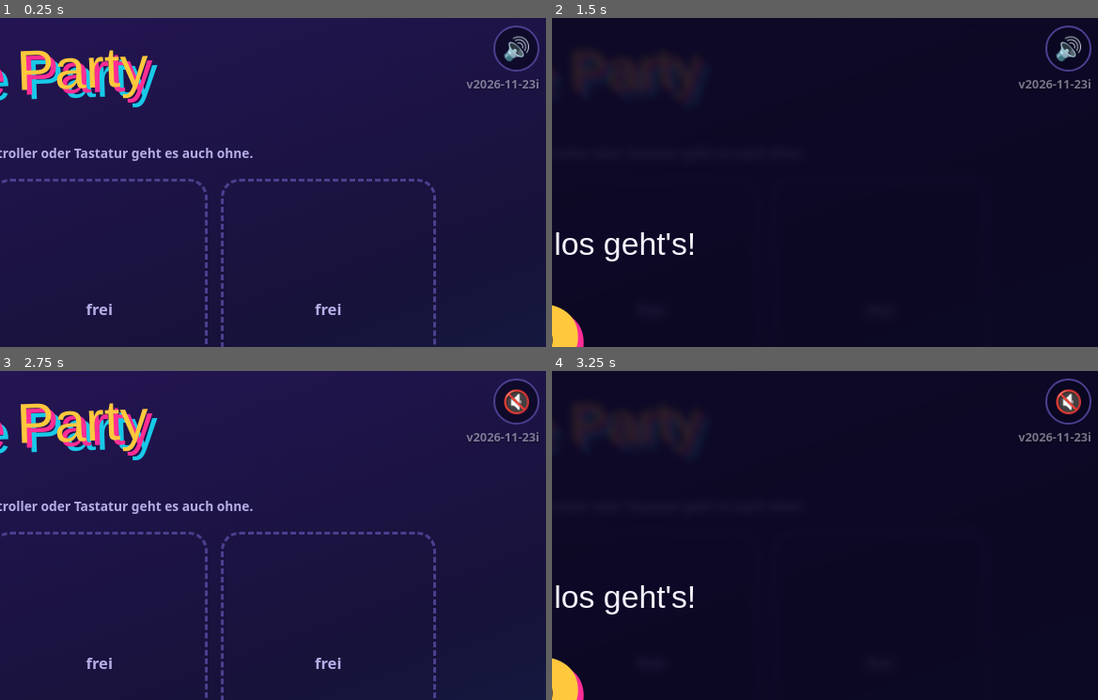
Above: before the commit, frames 1-4 (two rows, left to right).
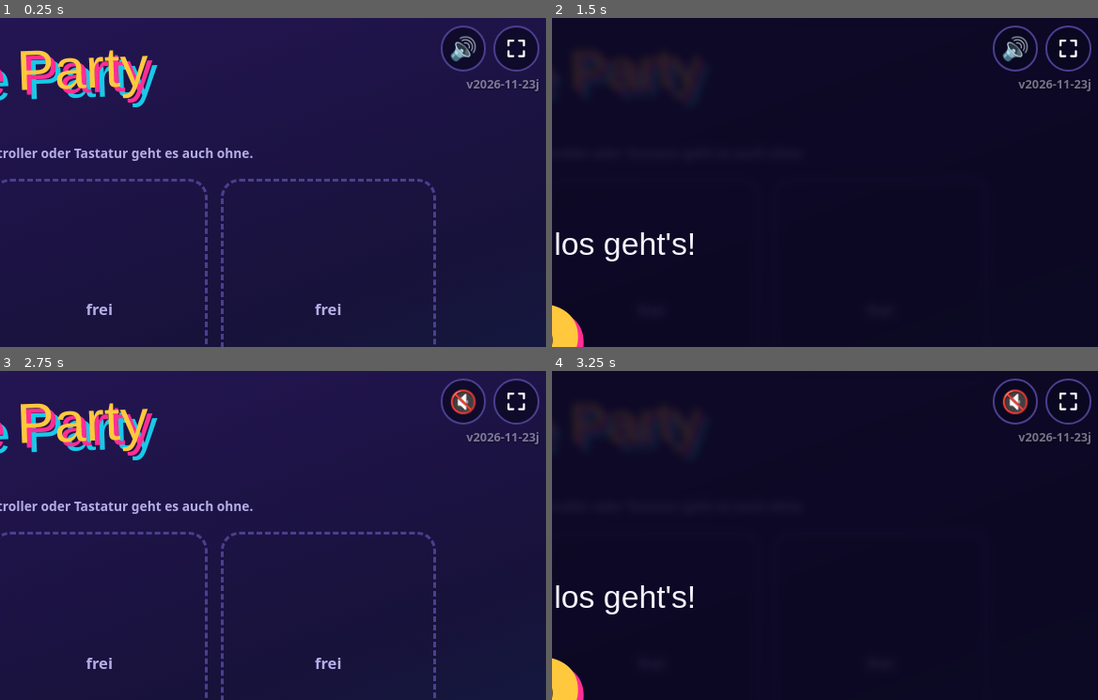
Above: after the commit, the same moments.

Repository: Kuma665/Arcade-Party
Game: browser game, page index.html
Same seed, same stepped clock (60 frames per second), same inputs: the game is played once before the commit and once after it.
Inputs (mouse positions are % of the whole screen's width and height, from its top left):
- Up to frame 1 (0.25 s): no input
- Up to frame 2 (1.5 s): click (48, 49) at 0.27 s; hold Right from 1.03 s (still down); click (48, 55) at 1.07 s; tap Space at 1.1 s
- Up to frame 3 (2.75 s): release Right at 1.53 s; hold Down 1.58-1.85 s; tap Space at 1.6, 2.1, 2.6 s; click (32, 44) at 1.67 s; click "Bereit? · Enter drücken" at 1.77 s; hold Left 1.9-2.47 s; click "Abbrechen (alle wieder auf „n…" at 2.02 s; click (65, 42) at 2.27 s; tap M at 2.52 s; hold Up from 2.52 s (still down)
- Up to frame 4 (3.25 s): release Up at 2.82 s; click (61, 60) at 2.87 s; hold Right from 2.87 s (still down); tap Space at 3.1 s
The pictures show only the part of the screen within x 50-100%, y 0-50%; the shares and areas given below are measured in that part.

The runs differ from the first frame. In frame 1, 1.1% of the frame differs, in the area x 80-99%, y 2-23%; in frame 2, 0.6%; in frame 3, 1.2%; in frame 4, 0.8%.

Commit message:
Spiel aktualisiert: runder Vollbild-Knopf oben rechts neben Stumm (ausserhalb des Spiels, Controller R3), Taste M wirkt nicht mehr im Spiel, Vollbild aus der Touch-Leiste entfernt
Co-Authored-By: Claude Opus 5.5 <noreply@anthropic.com>

Diff:
--- a/index.html
+++ b/index.html
@@ -205,15 +205,15 @@
 <section id="rc"><canvas id="rcv"></canvas><div id="rpz"><h2 data-kx="pzH"></h2><small id="rpn" style="text-align:center;color:var(--gold);max-width:90vw"></small><div class="rows" id="rpr"></div></div></section>
 <div id="msg" style="display:none;position:fixed;left:4vw;right:4vw;top:3vh;z-index:9;background:#ff2d95;color:#fff;padding:14px 18px;border-radius:14px;text-align:center"></div>
 <div id="tp" hidden><div id="tdp"><i data-d="u">▲</i><i data-d="d">▼</i><i data-d="l">◀</i><i data-d="r">▶</i></div><bu …(215 unchanged characters)…
-<div id="tpc" hidden><button id="tpt" tabindex="-1" title="Touch-Tasten an/aus" onmousedown="event.preventDefault()">🎮</button><button id="tpf" tabindex="-1" title="Vollbild" onmousedown="event.preventDefault()">⛶</button></div>
+<div id="tpc" hidden><button id="tpt" tabindex="-1" title="Touch-Tasten an/aus" onmousedown="event.preventDefault()">🎮</button></div>
 <div id="cd"><h2 data-kx="cdH"></h2><div id="cdn">3</div><button onclick="cancelCd(true)" data-kx="cdNo"></button></div>
 <div id="tq" style="position:fixed;left:0;top:0;width:100vw;height:100vh;box-sizing:border-box;display:none;flex-direct …(355 unchanged characters)…
 <iframe id="fl" allow="autoplay *; gamepad *"></iframe>
 <script>
 /* Texte zentral (für späteres Englisch): TX (Grundausstattung, Hinweise) + TX_UI (Menüs, Spielnamen) */
-var VER='v2026-11-23i';
+var VER='v2026-11-23j';
 var TX={gfxL:'Grafik',gfx:['Auto','Niedrig','Mittel','Hoch'],hOk:'{A} OK · {B} Zurück',hPz:'{A} Wählen · {B} Weiterspie …(435 unchanged characters)…
- mute:'Ton an/aus (M)',err:'Fehler: ',line:'Zeile ',rot:'📱 ↻<br>Bitte quer drehen',
+ mute:'Ton an/aus (M)',fs:'Vollbild an/aus',err:'Fehler: ',line:'Zeile ',rot:'📱 ↻<br>Bitte quer drehen',
  credits:'<b>Arcade Party</b> '+VER+'<br>Musik und Soundeffekte: im Spiel erzeugt<br>Schriften: Bungee, Rajdhani (Google Fonts)<br>QR-Code: qrcodejs (davidshimjs)<br>Handy-Verbindung: PeerJS (peerjs.com)<br><small>Tippen zum Schließen</small>'};
 var TX_UI={menuH:'Was spielen wir?',setH:'⚙️ Einstellungen',pzH:'⏸ Pause',hsH:'🏆 Bestenliste',hsTot:'Gesamtwertung',hsR …(293 unchanged characters)…
  pzGo:'Weiter',pzRs:'Neustart',pzQuit:'Zum Menü',pzDrop:'Ohne ',pzThem:'sie',pzOn:' weiter',setMus:'Musik',setSfx:'Soundeffekte',setTh:'Design',setVib:'Vibration',on:'An',off:'Aus',
@@ -583,7 +583,7 @@
 /* ===== Grundausstattung (wie in den anderen Spielen): Ton aus beim Verlassen, Stumm-Knopf, Fehleranzeige, Wake Lock,
    Zurück-Taste, Vollbild, Dreh-Hinweis, Mauszeiger ausblenden, Version + Credits. Texte zentral in TX.
    var statt let/const: pollPads() und push1() laufen schon, bevor dieser Block erreicht ist. ===== */
-var GAMEST=['demo','bm','bo','sm','rc','flood'],AUDC=[],apFoc=true,apMT=0,apFsOff=false,apL3={},apWl=null,apHist=0,apErrN=0;
+var GAMEST=['demo','bm','bo','sm','rc','flood'],AUDC=[],apFoc=true,apMT=0,apFsOff=false,apL3={},apR3={},apWl=null,apHist=0,apErrN=0;
 /* Tastensymbole (23.11.2026): richten sich nach der zuletzt benutzten Eingabe. PS → ✕ ○ □ △ (SVG), Xbox/Handy-Pad/Touch → A B X Y, Tastatur → Enter/Esc.
    Texte mit Platzhaltern {A} {B} {X} {Y}: apKx() für HTML (runde Plakette), apKxc() für Canvas. Elemente mit data-kx (TX-Schlüssel oder Text) füllt apSymRefresh(). */
 var apKind='xb';
@@ -626,16 +626,19 @@
 function apPaused(){if(st==='flood'){try{return flWin().eval("typeof state!=='undefined'?state:''")!=='play'}catch(_){return true}}return !!document.querySelector('section.on .on[id$="pz"]')}
 function apInGame(){return GAMEST.includes(st)&&!apPaused()}
 function apPause(){if(st==='flood'){try{flWin().pauseGame('')}catch(_){}return}const g=GS[st];if(g&&g.blur)g.blur()}
+/* Vollbild-Knopf #apfs (23.11.2026): ganz rechts, wie Stumm nur außerhalb des laufenden Spiels; Controller R3 */
+function apFsIcon(){const b=$('apfs');if(b)b.innerHTML=document.fullscreenElement?'<svg viewBox="0 0 24 24"><path d="M9 4v5H4M15 4v5h5M9 20v-5H4M15 20v-5h5"/></svg>':'<svg viewBox="0 0 24 24"><path d="M4 9V4h5M20 9V4h-5M4 15v5h5M20 15v5h-5"/></svg>'}
+function apFsTog(){try{const d=document,e=d.documentElement;apFsOff=!!d.fullscreenElement;if(d.fullscreenElement)d.exitFullscreen().catch(()=>{});else if(e.requestFullscreen)e.requestFullscreen().then(()=>{try{screen.orientation.lock('landscape').catch(()=>{})}catch(_){}}).catch(()=>{})}catch(x){}}
 function apMute(){cfgG.mute=cfgG.mute?0:1;saveC();audSync();apMuIcon();if(!cfgG.mute)beep(cfgG.sfx,0,660)}
 function apMuIcon(){const b=$('apmu');if(b)b.textContent=cfgG.mute?'🔇':'🔊'}
 function apCred(v){const c=$('apcr');if(!c)return;c.style.display=v?'flex':'none';clearTimeout(apCred.t);if(v)apCred.t=setTimeout(()=>apCred(0),15000)}
 /* Controller: nur mit Fokus auswerten; L3 = stumm (nur Menü/Pause); jede Taste schließt die Credits */
 function apGpOk(){return !document.hidden&&document.hasFocus()}
-function apGp(gs){const cr=$('apcr'),co=cr&&cr.style.display …(115 unchanged characters)… &&!apInGame())apMute();apL3[g.index]=l3;
+function apGp(gs){const cr=$('apcr'),co=cr&&cr.style.display …(115 unchanged characters)… &&!apInGame())apMute();apL3[g.index]=l3;const r3=!!(g.buttons[11]&&g.buttons[11].pressed);if(r3&&!apR3[g.index]&&!apInGame())apFsTog();apR3[g.index]=r3;
  if(co&&g.buttons.some(b=>b&&b.pressed))apCred(0)}}
 {const css=document.createElement('style');css.textContent=
- '#apmu{position:fixed;top:max(8px,env(safe-are …(357 unchanged characters)…
- '#apmu.off{display:none}#apver{position:fixed;top:calc(max(8px, …(235 unchanged characters)…
+ '#apmu,#apfs{position:fixed;top:max(8px,env(safe-are …(357 unchanged characters)…
+ '#apmu.off,#apfs.off,#apfs.nofs{display:none}#apmu{right:calc(max(10px,env(safe-area-inset-right,0px)) + max(36px,6.5vh) + 8px)}#apfs svg{width:55%;height:55%;fill:none;stroke:#fff;stroke-width:2.2;stroke-linecap:round;stroke-linejoin:round}#apver{position:fixed;top:calc(max(8px, …(235 unchanged characters)…
  '#apcr{position:fixed;inset:0;z-index:90;display:none;align-items:center;justify-content:center;text-align:center;background:#0b0820ee;color:var(--tx);font-size:max(14px,3vh);line-height:1.6}'+
  '#aprot{position:fixed;inset:0;z-index:100;display:none;align-items:center;justify-content:center;text-align:center;background:#17123a;color:#fff;font-size:7vmin;line-height:1.4}'+
  '@media (orientation:portrait){html.aptouch #aprot{display:flex}}'+
@@ -648,6 +651,7 @@
  'body.appz #tp,body.apnog #tbP{visibility:hidden}';document.head.appendChild(css);
  const mk=(t,id,h)=>{const e=document.createElement(t);e.id=id;if(h)e.innerHTML=h;document.body.appendChild(e);return e};
  const mu=mk('button','apmu');mu.tabIndex=-1;mu.title=TX.mute;mu.setAttribute('aria-label',TX.mute);mu.addEventListener('mousedown',e=>e.preventDefault());mu.onclick=e=>{e.stopPropagation();apMute()};
+ const fsb=mk('button','apfs');fsb.tabIndex=-1;fsb.title=TX.fs;fsb.setAttribute('aria-label',TX.fs);fsb.addEventListener('mousedown',e=>e.preventDefault());fsb.onclick=e=>{e.stopPropagation();apFsTog()};if(!document.documentElement.requestFullscreen)fsb.classList.add('nofs');apFsIcon();document.addEventListener('fullscreenchange',apFsIcon);
  const ve=mk('small','apver');ve.textContent=VER;ve.onclick=()=>apCred(1);
  mk('div','apcr',TX.credits).onclick=()=>apCred(0);mk('div','aprot',TX.rot);mk('div','aperr');mk('div','aphint');apMuIcon();
  if(TOUCHDEV)document.documentElement.classList.add('aptouch')}
@@ -666,7 +670,7 @@
 /* Eingabe: Ton freischalten, Vollbild (bleibt), Querformat sperren, Zurück-Sperre anlegen (erst nach Eingabe, sonst überspringt Chrome sie) */
 function apInput(e){apWake();audSync();
  if(!apHist){apHist=1;try{history.pushState({ap:1},'')}catch(_){}}
- const d=document,el=d.documentElement;if(!apFsOff&&!d.fullscreenElement&&el.requestFullscreen&&!(e&&e.target&&e.target.closest&&e.target.closest('#tpf')))el.requestFullscreen().then(()=>{try{screen.orientation.lock('landscape').catch(()=>{})}catch(_){}}).catch(()=>{})}
+ const d=document,el=d.documentElement;if(!apFsOff&&!d.fullscreenElement&&el.requestFullscreen&&!(e&&e.target&&e.target.closest&&e.target.closest('#apfs')))el.requestFullscreen().then(()=>{try{screen.orientation.lock('landscape').catch(()=>{})}catch(_){}}).catch(()=>{})}
 addEventListener('pointerdown',apInput,true);addEventListener('keydown',apInput,true);
 /* Android-/Browser-Zurück: nie die Seite verlassen. Spiel → Pause, Menü → eine Ebene zurück, Lobby → nichts */
 addEventListener('popstate',()=>{try{history.pushState({ap:1},'')}catch(_){}
@@ -675,7 +679,7 @@
  if(st==='set')return setIn('b');if(st==='pre')return preIn('b');if(st==='hs')return show('menu');
  if(st==='menu'&&!BK){const q=list().find(x=>!x.id.startsWith('bot'));if(q)bkOpen(q)}});
 /* Taste M = stumm */
-addEventListener('keydown',e=>{if(e.target&&e.target.tagName==='INPUT')return;if(!e.repeat&&(e.key==='m'||e.key==='M'))apMute()});
+addEventListener('keydown',e=>{if(e.target&&e.target.tagName==='INPUT')return;if(!e.repeat&&(e.key==='m'||e.key==='M')&&!apInGame())apMute()});
 /* Dreh-Hinweis: hochkant am Handy → laufendes Spiel pausieren */
 if(TOUCHDEV){const mq=matchMedia('(orientation:portrait)'),f=()=>{if(mq.matches)apPause()};if(mq.addEventListener)mq.addEventListener('change',f);else mq.addListener(f)}
 /* Menüseiten an die Bildschirmhöhe anpassen (wie die Lobby): Inhalt in .fw, bei Platzmangel verkleinert */
@@ -693,7 +697,7 @@
 /* Mauszeiger im laufenden Spiel ausblenden, bei Bewegung kurz zeigen; Stumm-Knopf nur in Menü/Pause; Version nur in Lobby/Menü */
 addEventListener('mousemove',()=>{apMT=performance.now()});
 setInterval(()=>{const g=apInGame(),h=g&&performance.now()-apMT>2000,r=document.documentElement;if(r.classList.contains('nocur')!==h){r.classList.toggle('nocur',h);try{flWin().document.documentElement.classList.toggle('nocur',h)}catch(_){}}
- $('apmu').classList.toggle('off',g);apPW();document.body.classList.toggle('a …(228 unchanged characters)…
+ $('apmu').classList.toggle('off',g);$('apfs').classList.toggle('off',g);apPW();document.body.classList.toggle('a …(228 unchanged characters)…
  const gpb={},gpr={};
 const rStick=g=>g.mapping==='standard'?[g.axes[2]||0,g.axes[3]||0]:[0,0];
 function rsOn(g){const[x,y]=rStick(g),m=Math.hypot(x,y);if(!gpr[g.index]&&m>.6)gpr[g.index]=1;else if(gpr[g.index]&&m<.35)gpr[g.index]=0;return !!gpr[g.index]}
@@ -712,7 +716,7 @@
 addEventListener('gamepaddisconnected',e=>{apPause();const id='gp'+e.gamepad.index;delete P[id];delete gpb[id];leaveSnd();render()});
 const KB={ArrowLeft:1,ArrowRight:2,ArrowUp:32,ArrowDown:64,Backspace:8,Escape:8,c:128,C:128,Enter:4,' ':4,e:256,E:256,g:512,G:512};
 addEventListener('keydown',e=>{if(e.target&&e.target.tagName==='INPUT')return;{const g=GS[st];if(g&&/^(Escape|p|P)$/.te …(413 unchanged characters)…
-function fKey(e,d){if(!P.kb||!KB[e.key])return;if(d&&e.repeat)return;onMsg({id:'kb',name:'Tastatur',b:(d?(kb|=KB[e.key]):(kb&=~KB[e.key]))|tb})}
+function fKey(e,d){if(d&&!e.repeat&&(e.key==='m'||e.key==='M')&&!apInGame())apMute();if(!P.kb||!KB[e.key])return;if(d&&e.repeat)return;onMsg({id:'kb',name:'Tastatur',b:(d?(kb|=KB[e.key]):(kb&=~KB[e.key]))|tb})}
 addEventListener('keyup',e=>{if(e.target&&e.target.tagName==='INPUT')return;if(KB[e.key])onMsg({id:'kb',name:'Tastatur',b:(kb&=~KB[e.key])|tb})});
 /* ===== Touch-Tasten (Handy ohne Controller) ===== */
 (function(){
@@ -724,7 +728,7 @@
  const put=(mask,val)=>{const n=(tb&~mask)|val;if(n===tb)return;tb=n;send()};
  const vib=ms=>{try{cfgG.vib&&navigator.vibrate&&navigator.vibrate(ms)}catch(e){}};
  $('tpt').onclick=()=>{off=!off;try{localStorage.setItem('pa_tp',off?'0':'1')}catch(e){}vis()};
- $('tpf').onclick=()=>{try{const d=document,e=d.documentElement;apFsOff=!!d.fullscreenElement;if(d.fullscreenElement)d.exitFullscreen();else if(e.requestFullscreen)e.requestFullscreen().catch(()=>{})}catch(x){}};
+
  document.querySelectorAll('#tp [data-b]').forEach(el=>{const bit=+el.dataset.b;
   el.addEventListener('pointerdown',e=>{e.preventDefault();try{el.setPointerCapture(e.pointerId)}catch(_){}el.classList.add('on');vib(10);put(bit,bit)});
   const up=e=>{e.preventDefault();el.classList.remove('on');put(bit,0)};
